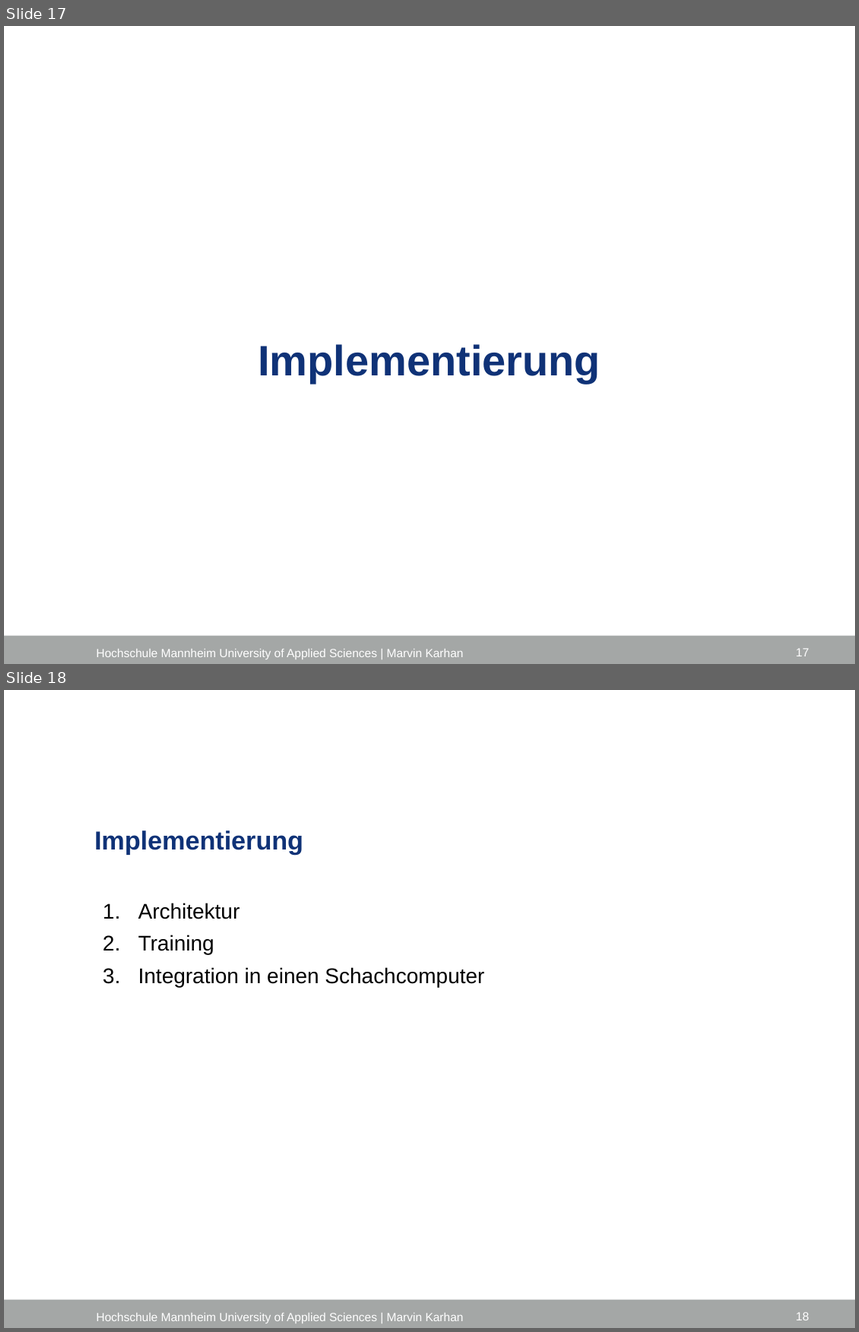
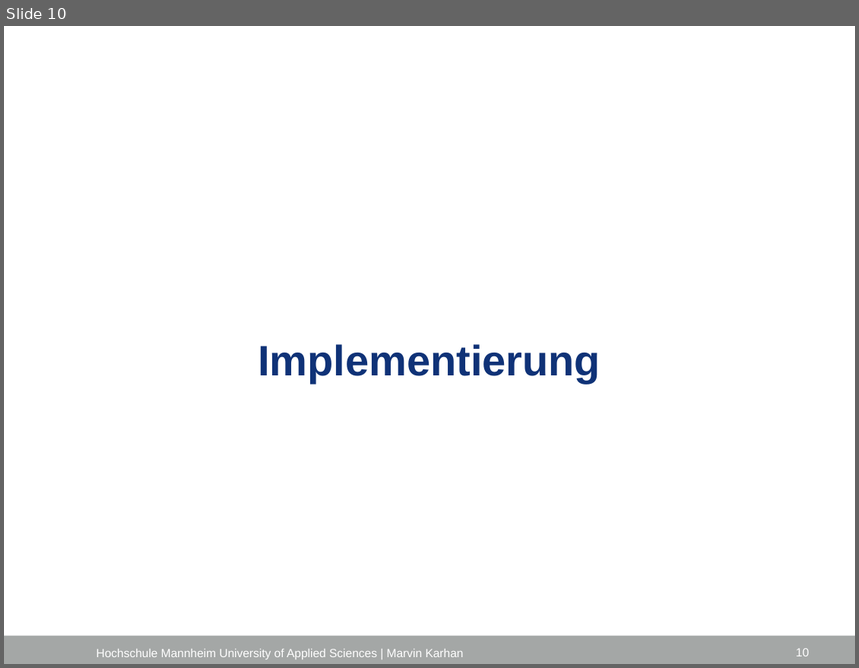
Before and after one commit to marvinkarhan/Bachelorarbeit, a slide deck: latex/Kolloquium/Kolloquium_Marvin_Karhan.pptx. Shown one above the other, each under a label of ours: slides 17 and 18 before the commit, slide 10 after it. The pictures are 859x1332 and 859x668 pixels, drawn with LibreOffice and Linux fonts; fonts in the diff are those of the drawing; background and template pictures are left out. Boxes give left, top, right and bottom in pixels: in the first picture for what was removed or moved away, otherwise in the second. Text is boxed around its words. In the diff, an @@ line names an element or a change of style, - is before the commit and + after.

```diff
--- a/latex/Kolloquium/Kolloquium_Marvin_Karhan.pptx
+++ b/latex/Kolloquium/Kolloquium_Marvin_Karhan.pptx
@@ slide 18 removed at <box>4,690,855,1328</box>, background #FFFFFF; not listed: 1 template element that a slide beside it also shows @@
@@ title removed at <box>94,831,303,854</box> @@
-Implementierung
@@ text removed at <box>139,903,484,987</box> @@
-1. Architektur
-2. Training
-3. Integration in einen Schachcomputer
@@ text removed at <box>96,1313,464,1324</box> @@
-Hochschule Mannheim University of Applied Sciences | Marvin Karhan
@@ page number removed at <box>796,1312,809,1321</box> @@
-18
@@ what was slide 17 is now slide 10 @@
@@ page number at <box>796,648,809,657</box>: text changed @@
-17
+10
```
Also in this commit, not shown: 8 slides changed, 4 other slides removed.
